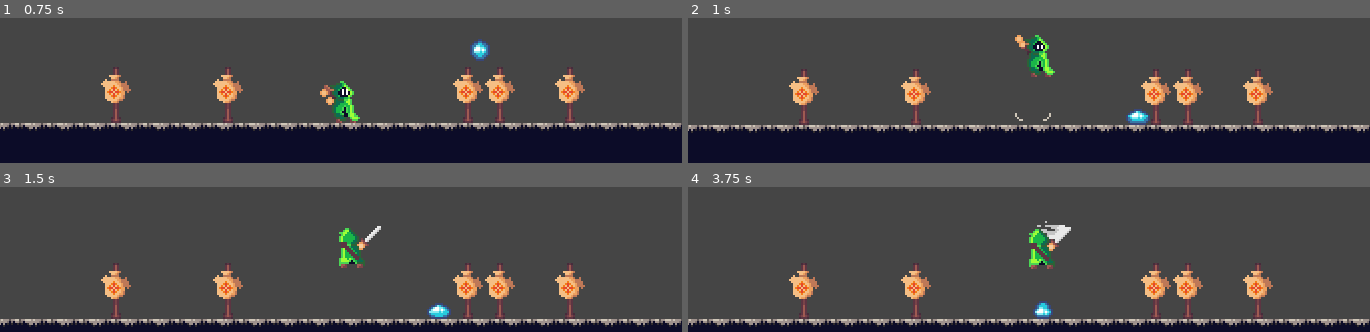
Above: before the commit, frames 1-4 (two rows, left to right).
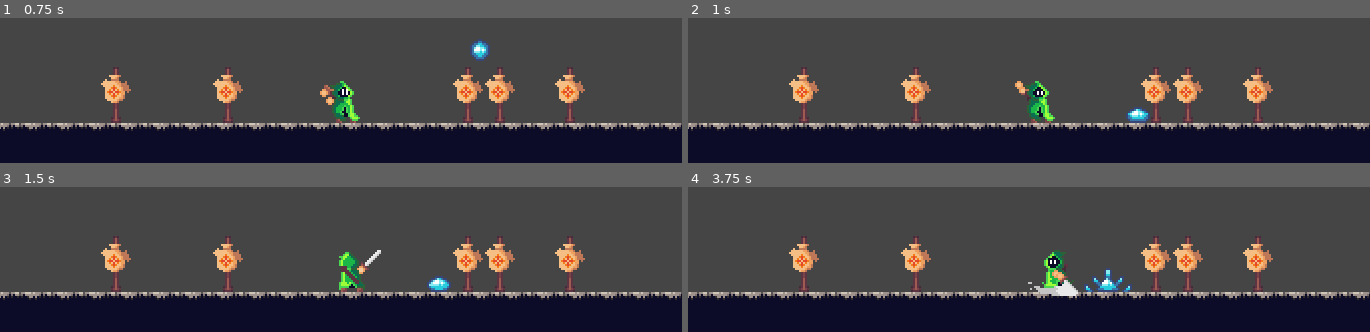
Above: after the commit, the same moments.

Repository: KrzysztofStaron/actionPlatformer
Game: Godot game, scene res://scenes/game.tscn
The game is run twice, just before and just after one commit, with the same random seed, the same clock (stepped at 60 frames per second) and the same inputs.
Inputs (mouse positions are in pixels of both pictures, inside the frame that each line leads up to):
- Up to frame 1 (0.75 s): move the mouse to (outside the picture) at 0.52 s; press the mouse at (outside the picture) at 0.53 s; hold D (move_right) from 0.53 s (still down)
- Up to frame 2 (1 s): keep holding D (move_right); tap Space (jump) at 0.77 s; tap Ctrl (walk) at 0.8 s
- Up to frame 3 (1.5 s): tap Space (jump) at 1.07 s; move the mouse to (outside the picture) at 1.27 s; release D (move_right) at 1.28 s; release the mouse at (outside the picture) at 1.28 s; hold A (move_left) from 1.28 s (still down); tap Ctrl (walk) at 1.35 s
- Up to frame 4 (3.75 s): tap Space (jump) at 1.52, 1.55, 1.82, 3.02, 3.32 s; move the mouse to (outside the picture) at 2.02 s; release A (move_left) at 2.03 s; hold Space (jump) 2.03-2.78 s; hold D (move_right) 2.03-3.53 s; click (outside the picture) at 2.3 s; move the mouse to (994, 217) at 2.77 s; click (994, 217) at 2.85 s; tap Ctrl (walk) at 3.05 s; move the mouse to (1233, 197) at 3.52 s; hold A (move_left) from 3.53 s (still down); hold Ctrl (walk) from 3.53 s (still down)

Frame 1 is identical in both runs. In frame 2, 8.0% of the frame differs, in the area x 0-100%, y 11-80%; in frame 3, 28%; in frame 4, 29%, in the area x 0-100%, y 23-97%.

Commit message:
why air atack don't work

Diff:
--- a/player/animationState.tres
+++ b/player/animationState.tres
@@ -1,4 +1,7 @@
-[gd_resource type="AnimationNodeStateMachine" load_steps=25 format=2]
+[gd_resource type="AnimationNodeStateMachine" load_steps=28 format=2]
+
+[sub_resource type="AnimationNodeAnimation" id=65]
+animation = "airSworkAtack"
 
 [sub_resource type="AnimationNodeAnimation" id=53]
 animation = "death"
@@ -56,20 +59,28 @@
 
 [sub_resource type="AnimationNodeStateMachineTransition" id=64]
 
+[sub_resource type="AnimationNodeStateMachineTransition" id=66]
+
+[sub_resource type="AnimationNodeStateMachineTransition" id=67]
+switch_mode = 2
+auto_advance = true
+
 [resource]
+states/airSworkAtack/node = SubResource( 65 )
+states/airSworkAtack/position = Vector2( 552, 24.9681 )
 states/death/node = SubResource( 53 )
 states/death/position = Vector2( 97, 209 )
 states/idle/node = SubResource( 34 )
 states/idle/position = Vector2( 395, 127 )
 states/jump/node = SubResource( 60 )
-states/jump/position = Vector2( 933, 209 )
+states/jump/position = Vector2( 926, 122 )
 states/run/node = SubResource( 39 )
 states/run/position = Vector2( 299, 342 )
 states/swordAtack/node = SubResource( 38 )
 states/swordAtack/position = Vector2( 681, 127 )
 states/walk/node = SubResource( 40 )
 states/walk/position = Vector2( 492, 342 )
-transitions = [ "idle", "run", SubResource( 41 ), "run", "id …(571 unchanged characters)…  63 ), "jump", "idle", SubResource( 64 ) ]
+transitions = [ "idle", "run", SubResource( 41 ), "run", "id …(571 unchanged characters)…  63 ), "jump", "idle", SubResource( 64 ), "jump", "airSworkAtack", SubResource( 66 ), "airSworkAtack", "idle", SubResource( 67 ) ]
 start_node = "idle"
 end_node = "death"
-graph_offset = Vector2( -16, 91.2964 )
+graph_offset = Vector2( -16, 21.8536 )
--- a/player/data/move.gd
+++ b/player/data/move.gd
@@ -15,6 +15,7 @@
 export var jumpHeight := -90
 
 export var speedMultiplayer := 1.0
+export var canJump := true
 
 func _ready() -> void:
 	var settings = preload("res://settings.gd")
@@ -31,7 +32,7 @@
 	velocity = player.move_and_slide(velocity)
 
 func _input(event) -> void:
-	if event.is_action_pressed("jump") and grounded:
+	if event.is_action_pressed("jump") and grounded and canJump:
 		velocity.y = jumpHeight
 		summon_dust()
 
--- a/player/player.gd
+++ b/player/player.gd
@@ -7,6 +7,8 @@
 
 onready var animation = $animation.get("parameters/playback")
 
+var grounded : bool
+
 func _ready() -> void:
 	$animation.active = true
 	health = maxHealth
@@ -15,13 +17,12 @@
 	if health <= 0:
 		die()
 
+	grounded = $data/move.grounded
 	var dir := MoveInput.axis("move_left", "move_right")
 
 	if dir != 0:
 		$Sprite.flip_h = dir < 0
 		$atackbox.set_scale(Vector2(dir, 1))
-
-	var grounded : bool = $data/move.grounded
 
 	if !grounded:
 		animation.travel("jump")
@@ -34,7 +35,10 @@
 
 func _input(event) -> void:
 	if event.is_action_pressed("swordAtack"):
-		animation.travel("swordAtack")
+			if grounded:
+				animation.travel("swordAtack")
+			else:
+				animation.travel("airSwordAtack")
 
 func die() -> void:
 	get_tree().paused = true
--- a/player/player.tscn
+++ b/player/player.tscn
@@ -15,6 +15,7 @@
 [ext_resource path="res://player/textures/fall.png" type="Texture" id=13]
 [ext_resource path="res://player/animationState.tres" type="AnimationNodeStateMachine" id=14]
 [ext_resource path="res://tilesets/map/map.png" type="Texture" id=15]
+[ext_resource path="res://player/textures/airAtack.png" type="Texture" id=16]
 
 [sub_resource type="ShaderMaterial" id=25]
 shader = ExtResource( 7 )
@@ -62,6 +63,145 @@
 "transitions": PoolRealArray( 1 ),
 "update": 0,
 "values": [ 1 ]
+}
+tracks/3/type = "value"
+tracks/3/path = NodePath("data/move:canJump")
+tracks/3/interp = 1
+tracks/3/loop_wrap = true
+tracks/3/imported = false
+tracks/3/enabled = true
+tracks/3/keys = {
+"times": PoolRealArray( 0 ),
+"transitions": PoolRealArray( 1 ),
+"update": 0,
+"values": [ true ]
+}
+tracks/4/type = "value"
+tracks/4/path = NodePath("atackbox/CollisionPolygon2D:scale")
+tracks/4/interp = 1
+tracks/4/loop_wrap = true
+tracks/4/imported = false
+tracks/4/enabled = true
+tracks/4/keys = {
+"times": PoolRealArray( 0 ),
+"transitions": PoolRealArray( 1 ),
+"update": 0,
+"values": [ Vector2( 2.583, 2.813 ) ]
+}
+tracks/5/type = "value"
+tracks/5/path = NodePath("atackbox/CollisionPolygon2D:position")
+tracks/5/interp = 1
+tracks/5/loop_wrap = true
+tracks/5/imported = false
+tracks/5/enabled = true
+tracks/5/keys = {
+"times": PoolRealArray( 0 ),
+"transitions": PoolRealArray( 1 ),
+"update": 0,
+"values": [ Vector2( -5.55313, 4 ) ]
+}
+
+[sub_resource type="Animation" id=63]
+resource_name = "airSworkAtack"
+length = 0.3
+step = 0.05
+tracks/0/type = "value"
+tracks/0/path = NodePath("Sprite:texture")
+tracks/0/interp = 1
+tracks/0/loop_wrap = true
+tracks/0/imported = false
+tracks/0/enabled = true
+tracks/0/keys = {
+"times": PoolRealArray( 0 ),
+"transitions": PoolRealArray( 1 ),
+"update": 1,
+"values": [ ExtResource( 16 ) ]
+}
+tracks/1/type = "value"
+tracks/1/path = NodePath("Sprite:hframes")
+tracks/1/interp = 1
+tracks/1/loop_wrap = true
+tracks/1/imported = false
+tracks/1/enabled = true
+tracks/1/keys = {
+"times": PoolRealArray( 0 ),
+"transitions": PoolRealArray( 1 ),
+"update": 1,
+"values": [ 3 ]
+}
+tracks/2/type = "value"
+tracks/2/path = NodePath("Sprite:vframes")
+tracks/2/interp = 1
+tracks/2/loop_wrap = true
+tracks/2/imported = false
+tracks/2/enabled = true
+tracks/2/keys = {
+"times": PoolRealArray( 0 ),
+"transitions": PoolRealArray( 1 ),
+"update": 1,
+"values": [ 2 ]
+}
+tracks/3/type = "value"
+tracks/3/path = NodePath("Sprite:frame")
+tracks/3/interp = 1
+tracks/3/loop_wrap = true
+tracks/3/imported = false
+tracks/3/enabled = true
+tracks/3/keys = {
+"times": PoolRealArray( 0, 0.05, 0.1, 0.15, 0.2 ),
+"transitions": PoolRealArray( 1, 1, 1, 1, 1 ),
+"update": 1,
+"values": [ 0, 1, 2, 3, 4 ]
+}
+tracks/4/type = "method"
+tracks/4/path = NodePath("data/atack")
+tracks/4/interp = 1
+tracks/4/loop_wrap = true
+tracks/4/imported = false
+tracks/4/enabled = true
+tracks/4/keys = {
+"times": PoolRealArray( 0.1 ),
+"transitions": PoolRealArray( 1 ),
+"values": [ {
+"args": [  ],
+"method": "atack"
+} ]
+}
+tracks/5/type = "value"
+tracks/5/path = NodePath("atackbox/CollisionPolygon2D:polygon")
+tracks/5/interp = 1
+tracks/5/loop_wrap = true
+tracks/5/imported = false
+tracks/5/enabled = true
+tracks/5/keys = {
+"times": PoolRealArray( 0.05, 0.2 ),
+"transitions": PoolRealArray( 1, 1 ),
+"update": 1,
+"values": [ PoolVector2Array( -5.20591, 3.91042, -3.27018, 0, 7.95708, -4.6214, 7.56993, 3.91042, -0.560152, 4.97689 ), PoolVector2Array( 0, 0, 0, 0, 0, 0 ) ]
+}
+tracks/6/type = "value"
+tracks/6/path = NodePath("atackbox/CollisionPolygon2D:scale")
+tracks/6/interp = 1
+tracks/6/loop_wrap = true
+tracks/6/imported = false
+tracks/6/enabled = true
+tracks/6/keys = {
+"times": PoolRealArray( 0.05 ),
+"transitions": PoolRealArray( 1 ),
+"update": 0,
+"values": [ Vector2( 2.583, 2.813 ) ]
+}
+tracks/7/type = "value"
+tracks/7/path = NodePath("atackbox/CollisionPolygon2D:position")
+tracks/7/interp = 1
+tracks/7/loop_wrap = true
+tracks/7/imported = false
+tracks/7/enabled = true
+tracks/7/keys = {
+"times": PoolRealArray( 0.05 ),
+"transitions": PoolRealArray( 1 ),
+"update": 0,
+"values": [ Vector2( -5.55313, 4 ) ]
 }
 
 [sub_resource type="Animation" id=52]
@@ -470,6 +610,42 @@
 "update": 1,
 "values": [ 0.2, 0.05, 0.4, 0.05 ]
 }
+tracks/7/type = "value"
+tracks/7/path = NodePath("data/move:canJump")
+tracks/7/interp = 1
+tracks/7/loop_wrap = true
+tracks/7/imported = false
+tracks/7/enabled = true
+tracks/7/keys = {
+"times": PoolRealArray( 0, 1.7 ),
+"transitions": PoolRealArray( 1, 1 ),
+"update": 1,
+"values": [ false, true ]
+}
+tracks/8/type = "value"
+tracks/8/path = NodePath("atackbox/CollisionPolygon2D:scale")
+tracks/8/interp = 1
+tracks/8/loop_wrap = true
+tracks/8/imported = false
+tracks/8/enabled = true
+tracks/8/keys = {
+"times": PoolRealArray( 0 ),
+"transitions": PoolRealArray( 1 ),
+"update": 0,
+"values": [ Vector2( 2.583, 2.813 ) ]
+}
+tracks/9/type = "value"
+tracks/9/path = NodePath("atackbox/CollisionPolygon2D:position")
+tracks/9/interp = 1
+tracks/9/loop_wrap = true
+tracks/9/imported = false
+tracks/9/enabled = true
+tracks/9/keys = {
+"times": PoolRealArray( 0 ),
+"transitions": PoolRealArray( 1 ),
+"update": 0,
+"values": [ Vector2( 7, 4 ) ]
+}
 
 [sub_resource type="Animation" id=33]
 resource_name = "walk"
@@ -564,7 +740,7 @@
 [node name="Sprite" type="Sprite" parent="."]
 material = SubResource( 25 )
 position = Vector2( 0, 1 )
-texture = ExtResource( 1 )
+texture = ExtResource( 16 )
 vframes = 2
 frame = 1
 
@@ -585,10 +761,11 @@
 step = 210
 dust = ExtResource( 6 )
 jumpHeight = -145
-speedMultiplayer = 0.1
+speedMultiplayer = 0.2
 
 [node name="playerAnimations" type="AnimationPlayer" parent="."]
 anims/RESET = SubResource( 51 )
+anims/airSworkAtack = SubResource( 63 )
 anims/death = SubResource( 52 )
 anims/fall = SubResource( 59 )
 anims/idle = SubResource( 27 )
@@ -618,13 +795,13 @@
 collision_mask = 2
 
 [node name="CollisionPolygon2D" type="CollisionPolygon2D" parent="atackbox"]
-position = Vector2( 7, 4 )
-scale = Vector2( 2.58333, 2.8125 )
+position = Vector2( -5.55313, 4 )
+scale = Vector2( 2.583, 2.813 )
 polygon = PoolVector2Array( 3.87097, -4.97778, 3.87097, 3.91111, -0.387097, 3.91111, -0.387097, -4.97778 )
 
 [node name="Sprite2" type="Sprite" parent="."]
 material = SubResource( 62 )
-position = Vector2( -0.999985, -3.00001 )
+position = Vector2( 1, -3 )
 scale = Vector2( 7.57143, 13.9167 )
 z_index = -1
 texture = ExtResource( 15 )
Not shown: 1 places in player/player.tscn that only renumber resources
